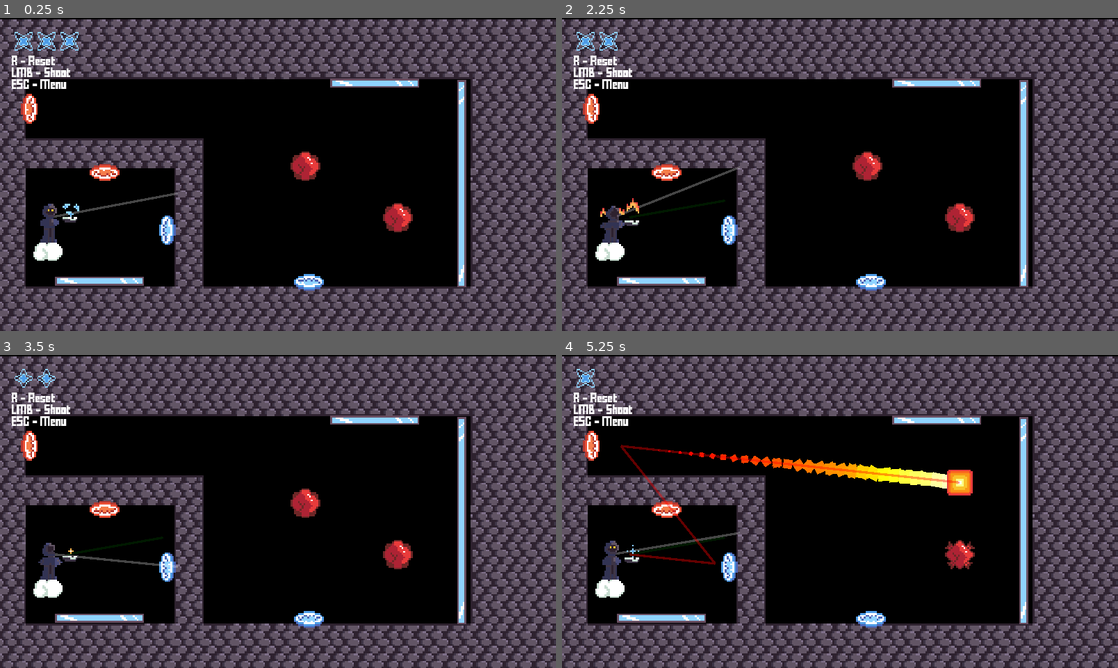
Above: before the commit, frames 1-4 (two rows, left to right).
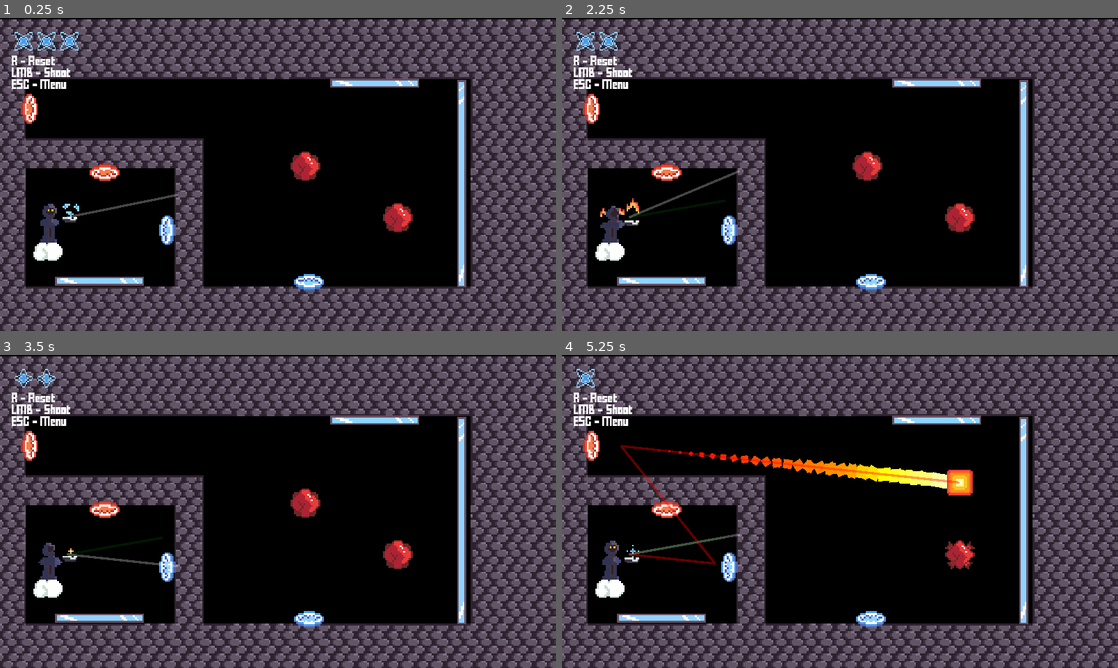
Above: after the commit, the same moments.

Repository: lolo111channel/GodocikJam
Game: Godot game, scene res://Levels/level_10.tscn
Same seed, same stepped clock (60 frames per second), same inputs: the game is played once before the commit and once after it. This scene is started directly instead of the project's main scene. The engine's default icon, where the game draws it, is replaced by a stand-in: a white triangle on a blue panel in a dark square.
Inputs (mouse positions are in pixels of both pictures, inside the frame that each line leads up to):
- Up to frame 1 (0.25 s): no input
- Up to frame 2 (2.25 s): move the mouse to (962, 158) at 0.52 s; click (962, 158) at 0.6 s; move the mouse to (728, 190) at 1.27 s; hold Down (ui_down) 1.28-2.03 s; click (728, 190) at 1.35 s; move the mouse to (895, 105) at 2.02 s; click (895, 105) at 2.1 s
- Up to frame 3 (3.5 s): move the mouse to (250, 574) at 2.77 s; click (250, 574) at 2.85 s
- Up to frame 4 (5.25 s): move the mouse to (1006, 558) at 3.52 s; hold Down (ui_down) from 3.53 s (still down); click (1006, 558) at 3.6 s; move the mouse to (673, 464) at 4.27 s; click (673, 464) at 4.35 s; move the mouse to (867, 511) at 5.02 s; click (867, 511) at 5.1 s

The runs differ from the first frame. In frame 1, 0.3% of the frame differs, in the area x 9-32%, y 55-64%; in frame 2, 0.3%, in the area x 10-32%, y 47-64%; in frame 3, 0.1%; in frame 4, 0.3%.

Commit message:
preset cfg

Diff:
--- a/Scripts/Player/player.tscn
+++ b/Scripts/Player/player.tscn
@@ -320,4 +320,5 @@
 texture = ExtResource("38_n5e85")
 
 [node name="RayCast2D" type="RayCast2D" parent="."]
+position = Vector2(66, 1)
 target_position = Vector2(2000, 0)
Not shown, added: export_presets.cfg
